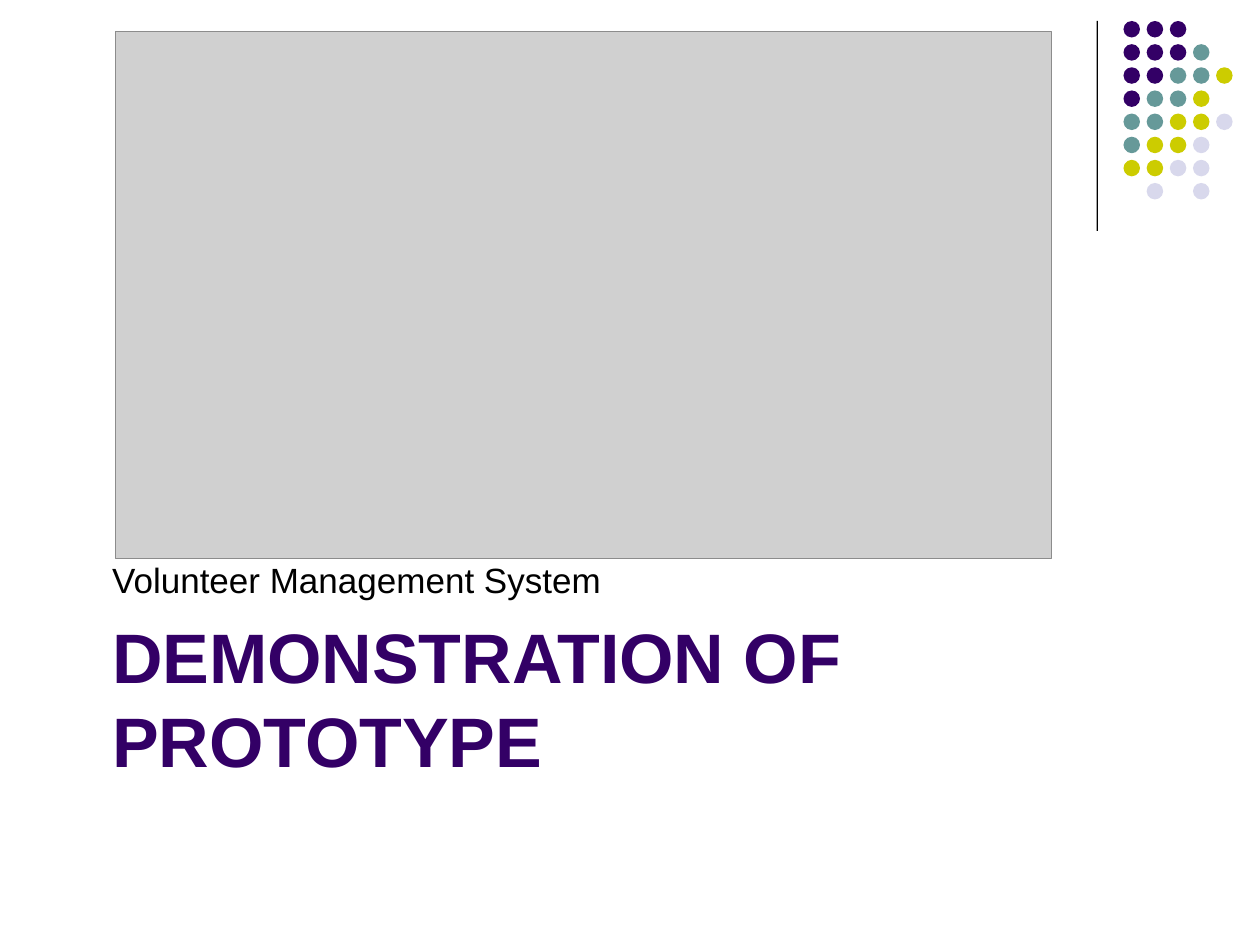
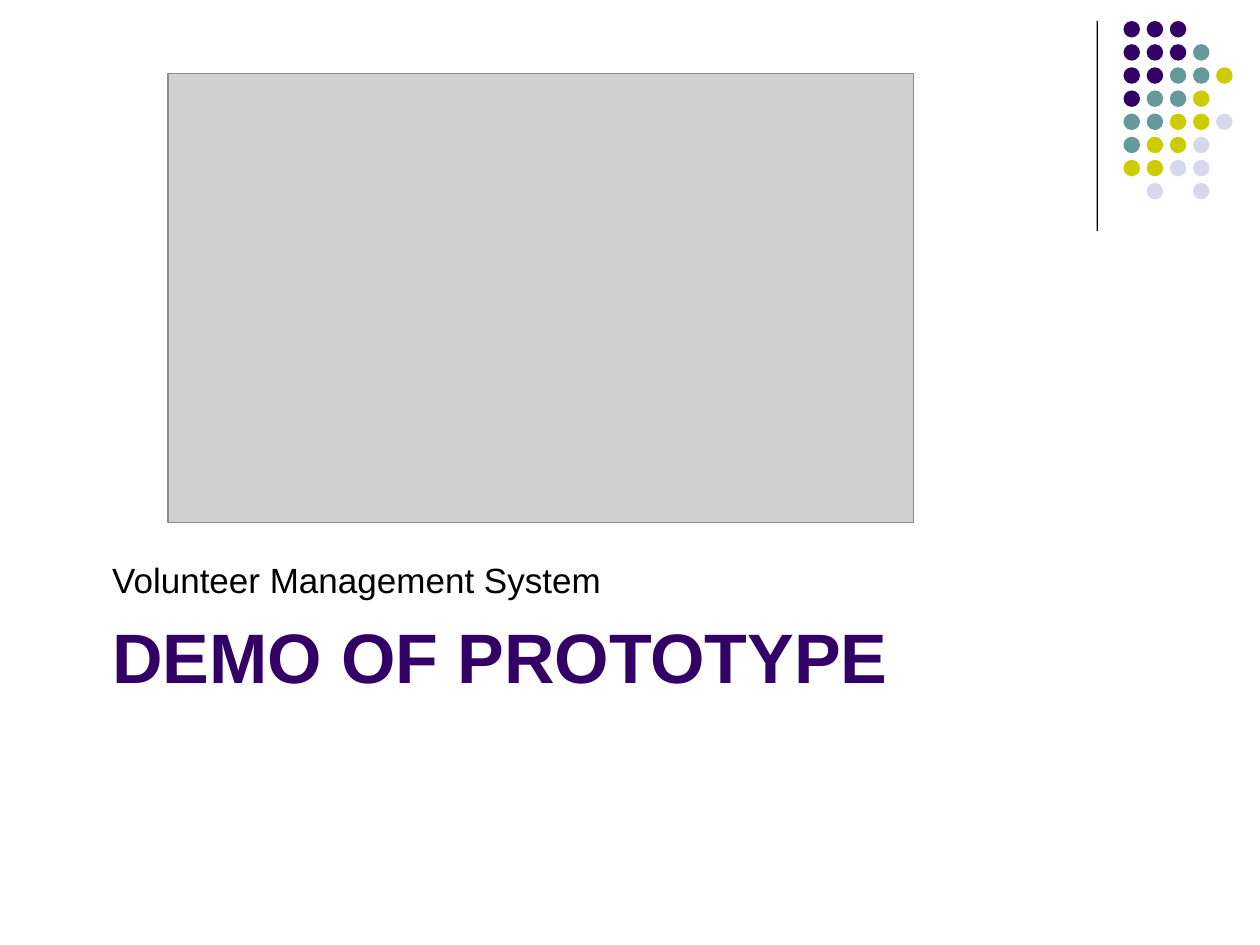
Before and after one commit to imireasa/mtech-se18-t08s, a slide deck: slide 21 of docs/W-9 Working Document/W-9.3 Presentation Slides/Phase 2/vms_presentation_2_v0.1.pptx (slide 14 before the commit). Drawn at 1260x945 pixels with LibreOffice and Linux fonts; fonts in the diff are those of the drawing; grey boxes stand for pictures. Boxes give left, top, right and bottom in pixels: in the first picture for what was removed or moved away, otherwise in the second. Text is boxed around its words. In the diff, an @@ line names an element or a change of style, - is before the commit and + after.

```diff
--- a/docs/W-9 Working Document/W-9.3 Presentation Slides/Phase 2/vms_presentation_2_v0.1.pptx
+++ b/docs/W-9 Working Document/W-9.3 Presentation Slides/Phase 2/vms_presentation_2_v0.1.pptx
@@ picture: place and size @@
-picture at bbox=[116, 32, 1052, 558]
+picture at bbox=[168, 73, 914, 522]
@@ title at bbox=[112, 634, 888, 684]: text changed @@
-DEMONSTRATION OF PROTOTYPE
+DEMO OF PROTOTYPE
```
Also in this commit, not shown: 11 other slides changed, 15 slides added, 3 slides removed.
